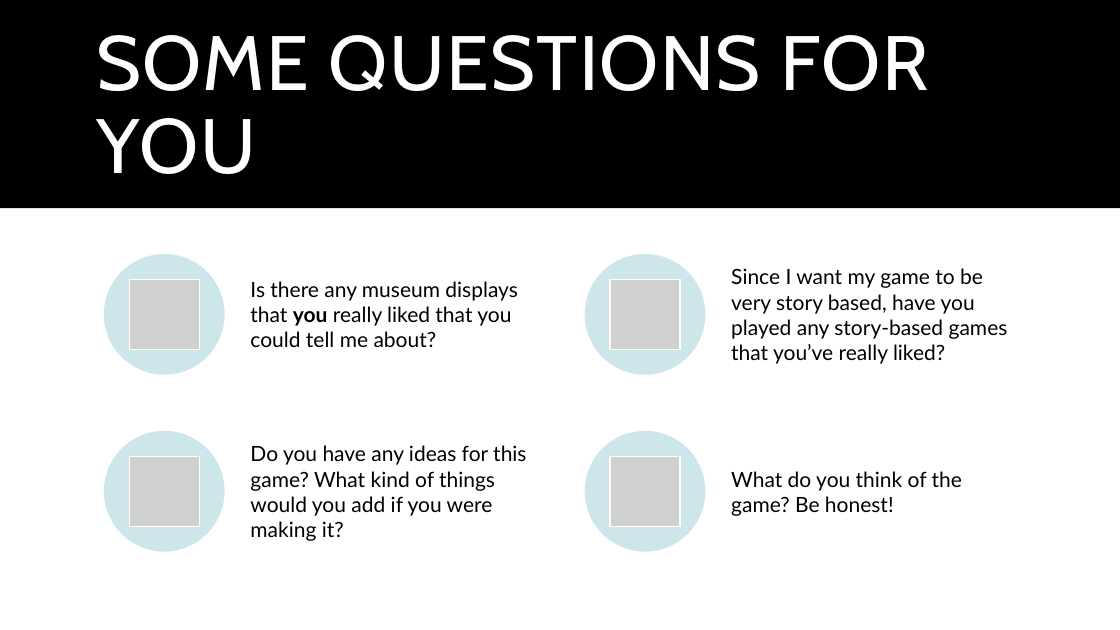
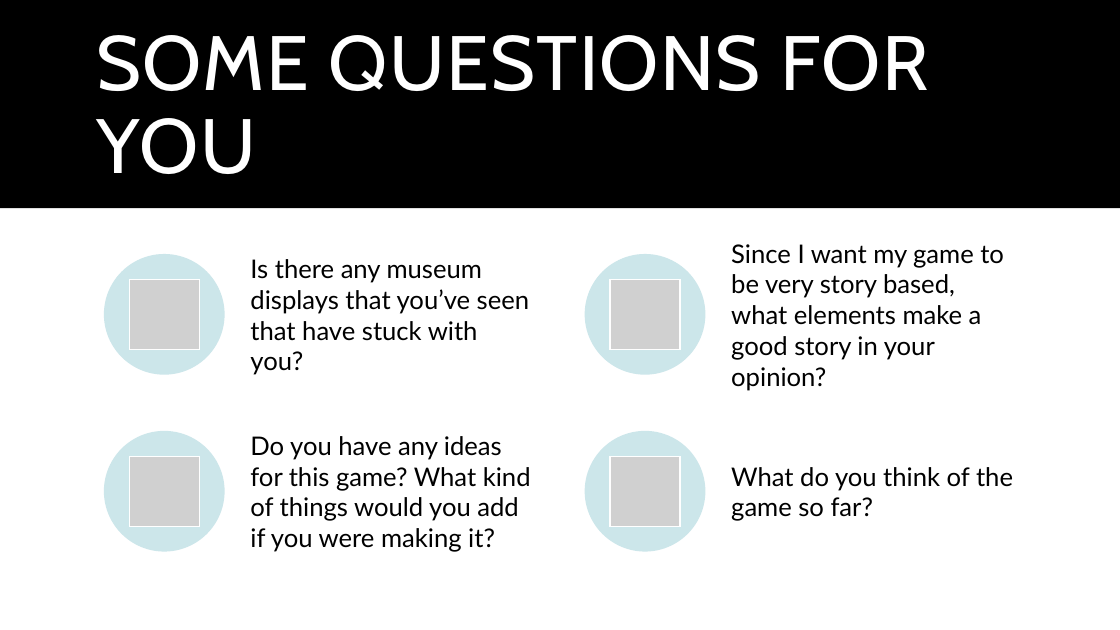
Before and after one commit to DamisaurusRex/bep36-MMP-Repository, a slide deck: slide 6 of The Rebecca Riots.pptx. Drawn at 1120x630 pixels with LibreOffice and Linux fonts; fonts in the diff are those of the drawing; grey boxes stand for pictures. Boxes give left, top, right and bottom in pixels: in the first picture for what was removed or moved away, otherwise in the second. Text is boxed around its words. In the diff, an @@ line names an element or a change of style, - is before the commit and + after.

Commit message:
Slightly altered wording, changed saturation of image on second slide to fit more with the rest of the presentation

```diff
--- a/The Rebecca Riots.pptx
+++ b/The Rebecca Riots.pptx
@@ text at <box>250,259,529,375</box>: text changed; size 18 to 22 pt @@
-Is there any museum displays that you really liked that you could tell me about?
+Is there any museum displays that you’ve seen that have stuck with you?
@@ text at <box>731,244,1004,391</box>: text changed; size 18 to 22 pt @@
-Since I want my game to be very story based, have you played any story-based games that you’ve really liked?
+Since I want my game to be very story based, what elements make a good story in your opinion?
@@ text "Do you have any ideas ..." at <box>250,436,531,552</box>: size 18 to 22 pt; more space between paragraphs @@
@@ text at <box>731,467,1013,521</box>: text changed; size 18 to 22 pt @@
-What do you think of the game? Be honest!
+What do you think of the game so far?
```
Also in this commit, not shown: 1 other slide changed.
